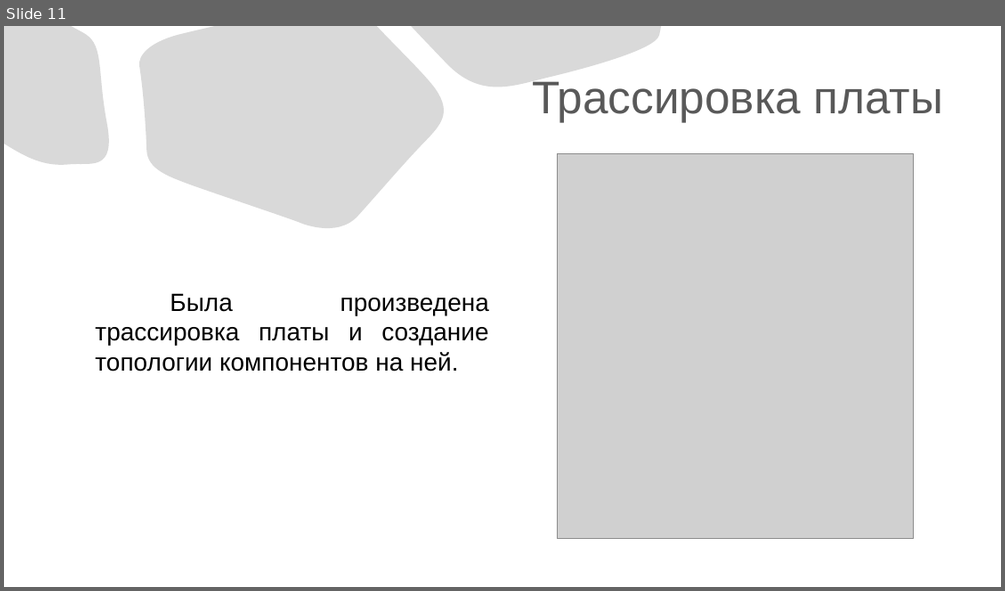
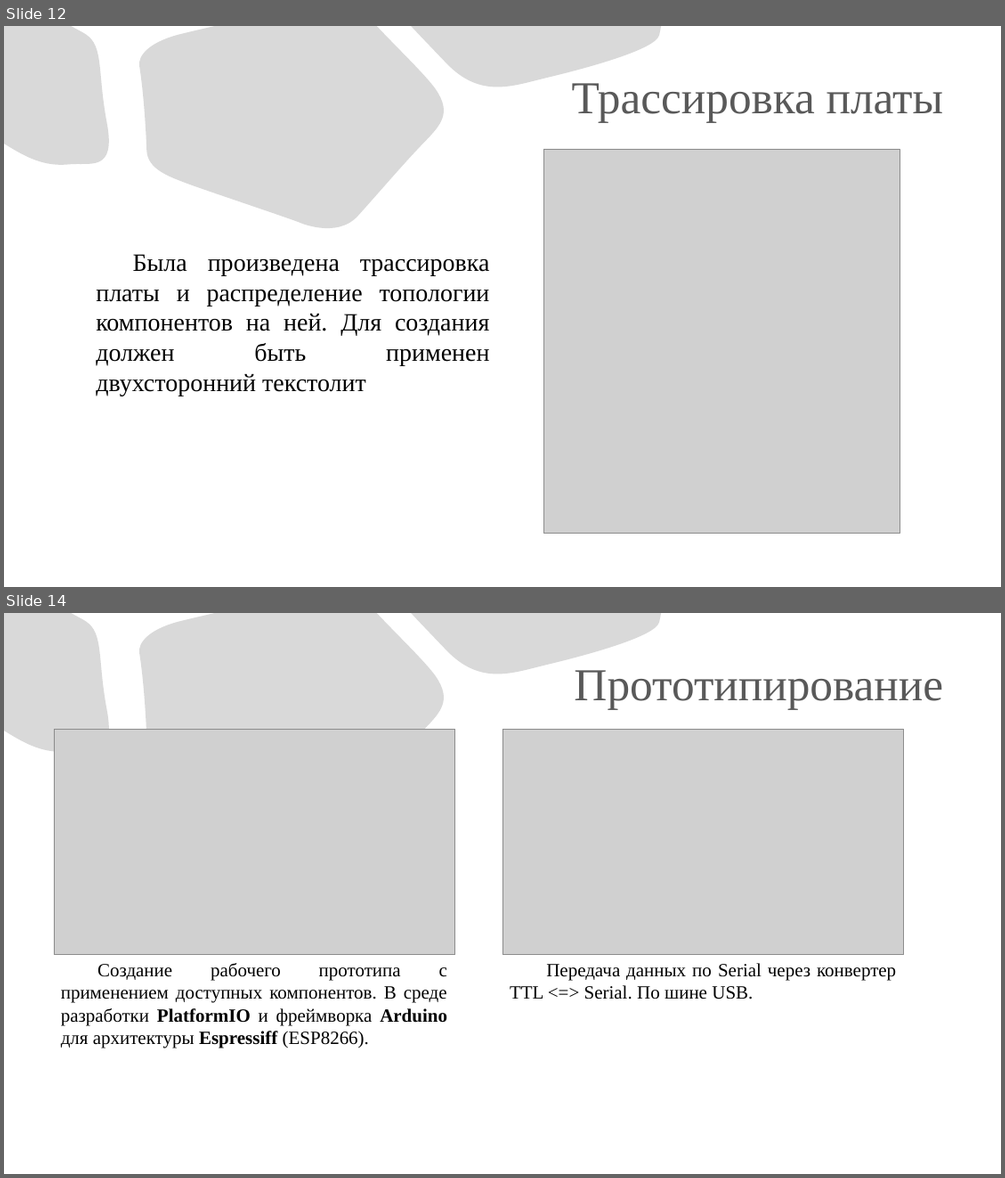
Before and after one commit to eterline/course-project-oscilloscope, a slide deck: save-to-usb/Презентация «Осциллограф».pptx. Shown one above the other, each under a label of ours: slide 11 before the commit, slides 12 and 14 after it; the slides between them are not shown. The pictures are 1005x591 and 1005x1178 pixels, drawn with LibreOffice and Linux fonts; fonts in the diff are those of the drawing; grey boxes stand for pictures. Boxes give left, top, right and bottom in pixels: in the first picture for what was removed or moved away, otherwise in the second. Text is boxed around its words. In the diff, an @@ line names an element or a change of style, - is before the commit and + after.

```diff
--- a/save-to-usb/Презентация «Осциллограф».pptx
+++ b/save-to-usb/Презентация «Осциллограф».pptx
@@ slide 14 added at (4, 613, 1001, 1174), background #FFFFFF; not listed: 3 template elements that a slide beside it also shows @@
@@ title added at (574, 670, 943, 710), 44 pt, text #595959 @@
+Прототипирование
@@ picture added at (54, 729, 455, 955) @@
@@ picture added at (502, 729, 904, 955) @@
@@ text added at (61, 963, 447, 1048), 18 pt, text #000000 @@
+Создание рабочего прототипа с применением доступных компонентов. В среде разработки PlatformIO и фреймворка Arduino для архитектуры Espressiff (ESP8266).
@@ text added at (510, 963, 896, 999), 18 pt, text #000000 @@
+Передача данных по Serial через конвертер TTL <=> Serial. По шине USB.
@@ what was slide 11 is now slide 12 @@
@@ slide 12 changed as well @@
@@ title "Трассировка платы" at (572, 83, 943, 123): font Arial to Times New Roman @@
@@ picture: place and size @@
-picture at (557, 154, 914, 539)
+picture at (544, 149, 900, 533)
@@ text at (96, 254, 490, 395): text changed; font Arial to Times New Roman @@
-Была произведена трассировка платы и создание топологии компонентов на ней.
+Была произведена трассировка платы и распределение топологии компонентов на ней. Для создания должен быть применен двухсторонний текстолит
```
Also in this commit, not shown: 8 other slides changed, 8 other slides added, 1 slide removed, 38 other files.
